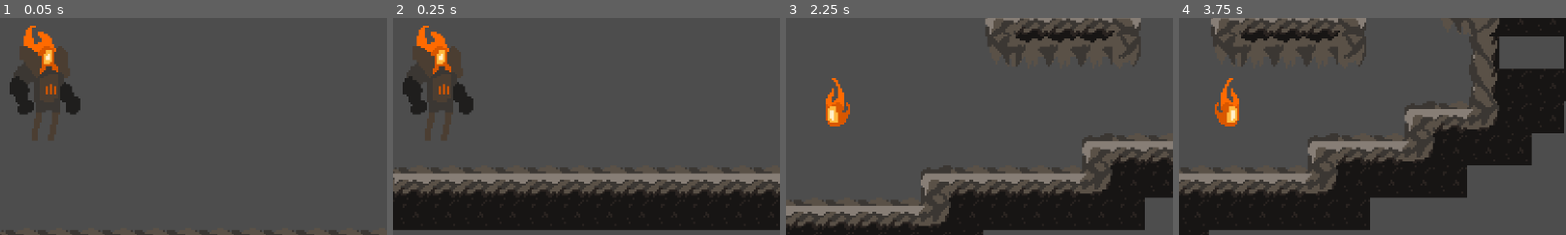
Above: before the commit, frames 1-4 (left to right).
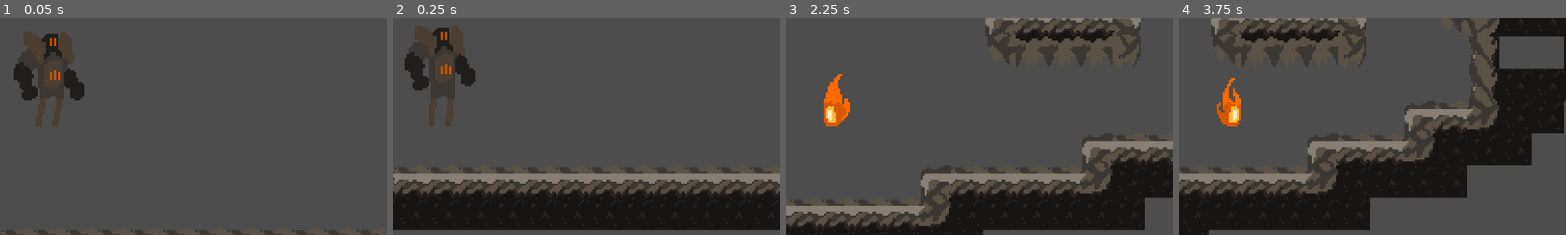
Above: after the commit, the same moments.

Repository: gcarlson/WildJam66
Game: Godot game, scene res://Assets/Scenes/level_1.tscn
The game is run twice, just before and just after one commit, with the same random seed, the same clock (stepped at 60 frames per second) and the same inputs.
Inputs:
- Up to frame 1 (0.05 s): no input
- Up to frame 2 (0.25 s): no input
- Up to frame 3 (2.25 s): tap Enter (ui_accept) at 0.5, 0.77, 1.52 s; hold Right (ui_right) 0.53-2.03 s; tap F (switch_form) at 0.6, 1.35, 2.1 s; hold Left (ui_left) from 2.03 s (still down)
- Up to frame 4 (3.75 s): release Left (ui_left) at 2.78 s; hold Right (ui_right) from 2.78 s (still down); tap F (switch_form) at 2.85, 3.6 s; tap Enter (ui_accept) at 3.02 s
The pictures show only the part of the screen within x 44-93%, y 40-90%; the shares and areas given below are measured in that part.

The runs differ from the first frame. In frame 1, 4.0% of the frame differs, in the area x 2-22%, y 3-57%; in frame 2, 4.5%; in frame 3, 0.7%; in frame 4, 0.6%.

Commit message:
Hook up small flame idle animation.

Diff:
--- a/Assets/Scenes/CharacterBody2D.gd
+++ b/Assets/Scenes/CharacterBody2D.gd
@@ -1,7 +1,7 @@
 extends CharacterBody2D
 
 @onready var big_sprite = $BigAnimatedSprite
-@onready var small_sprite = $SmallSprite
+@onready var small_sprite = $SmallAnimatedSprite
 @onready var big_collider = $BigCollider
 @onready var small_collider = $SmallCollider
 
@@ -47,6 +47,6 @@
 		big_sprite.play("Walk")
 	else:
 		velocity.x = move_toward(velocity.x, 0, SPEED)
-		big_sprite.play("Walk")
+		big_sprite.play("Idle")
 
 	move_and_slide()
--- a/Assets/Scenes/level_1.tscn
+++ b/Assets/Scenes/level_1.tscn
@@ -73,3 +73,5 @@
 tile_set = SubResource("TileSet_qldis")
 format = 2
 layer_0/tile_data = PackedInt32Array(524294, 524288, 0, 589830, 524288, 0, 655366, 524288, 0, 720902, 524288, 0, 786438 …(4586 unchanged characters)…
+
+[node name="ParallaxBackground" type="ParallaxBackground" parent="."]
--- a/Assets/Scenes/player.tscn
+++ b/Assets/Scenes/player.tscn
@@ -1,9 +1,9 @@
-[gd_scene load_steps=14 format=3 uid="uid://bfbr7k2y4fs40"]
+[gd_scene load_steps=21 format=3 uid="uid://bfbr7k2y4fs40"]
 
 [ext_resource type="Script" path="res://Assets/Scenes/CharacterBody2D.gd" id="1_qeph5"]
-[ext_resource type="Texture2D" uid="uid://dt1vpalobh88x" path="res://Assets/Sprites/Characters/SmallFireBoy.png" id="2_qyush"]
 [ext_resource type="Texture2D" uid="uid://d1l7gpalk64bs" path="res://Assets/Sprites/Characters/PlayerAnimations/BigFireBoiSheetIdle.png" id="3_46xt0"]
 [ext_resource type="Texture2D" uid="uid://ctp1dm8y0nwea" path="res://Assets/Sprites/Characters/BigFireBoy.png" id="4_wauq0"]
+[ext_resource type="Texture2D" uid="uid://ci86smgk2lxbi" path="res://Assets/Sprites/Characters/PlayerAnimations/SmallFireBoiIdle.png" id="5_722p4"]
 
 [sub_resource type="RectangleShape2D" id="RectangleShape2D_0w0vx"]
 size = Vector2(28, 47)
@@ -69,6 +69,56 @@
 "speed": 5.0
 }]
 
+[sub_resource type="AtlasTexture" id="AtlasTexture_4cb0d"]
+atlas = ExtResource("5_722p4")
+region = Rect2(0, 0, 14, 26)
+
+[sub_resource type="AtlasTexture" id="AtlasTexture_cbx3r"]
+atlas = ExtResource("5_722p4")
+region = Rect2(18, 0, 14, 26)
+
+[sub_resource type="AtlasTexture" id="AtlasTexture_lpe2b"]
+atlas = ExtResource("5_722p4")
+region = Rect2(36, 0, 14, 26)
+
+[sub_resource type="AtlasTexture" id="AtlasTexture_0yf2o"]
+atlas = ExtResource("5_722p4")
+region = Rect2(54, 0, 14, 26)
+
+[sub_resource type="AtlasTexture" id="AtlasTexture_wmmqo"]
+atlas = ExtResource("5_722p4")
+region = Rect2(72, 0, 14, 26)
+
+[sub_resource type="AtlasTexture" id="AtlasTexture_wdbei"]
+atlas = ExtResource("5_722p4")
+region = Rect2(90, 0, 14, 26)
+
+[sub_resource type="SpriteFrames" id="SpriteFrames_dlm6x"]
+animations = [{
+"frames": [{
+"duration": 1.0,
+"texture": SubResource("AtlasTexture_4cb0d")
+}, {
+"duration": 1.0,
+"texture": SubResource("AtlasTexture_cbx3r")
+}, {
+"duration": 1.0,
+"texture": SubResource("AtlasTexture_lpe2b")
+}, {
+"duration": 1.0,
+"texture": SubResource("AtlasTexture_0yf2o")
+}, {
+"duration": 1.0,
+"texture": SubResource("AtlasTexture_wmmqo")
+}, {
+"duration": 1.0,
+"texture": SubResource("AtlasTexture_wdbei")
+}],
+"loop": true,
+"name": &"Idle",
+"speed": 5.0
+}]
+
 [node name="Player" type="CharacterBody2D"]
 position = Vector2(600, 300)
 script = ExtResource("1_qeph5")
@@ -79,12 +129,6 @@
 
 [node name="Camera2D" type="Camera2D" parent="."]
 zoom = Vector2(3, 3)
-
-[node name="SmallSprite" type="Sprite2D" parent="."]
-visible = false
-z_index = 1
-position = Vector2(0, 16)
-texture = ExtResource("2_qyush")
 
 [node name="SmallCollider" type="CollisionShape2D" parent="."]
 visible = false
@@ -98,3 +142,12 @@
 animation = &"Idle"
 autoplay = "Idle"
 frame_progress = 0.485814
+
+[node name="SmallAnimatedSprite" type="AnimatedSprite2D" parent="."]
+visible = false
+z_index = 1
+position = Vector2(0, 19)
+sprite_frames = SubResource("SpriteFrames_dlm6x")
+animation = &"Idle"
+autoplay = "Idle"
+frame_progress = 0.0250909
Binary file added: Assets/Sprites/background.webp
Not shown, added: Assets/Sprites/background.webp.import
